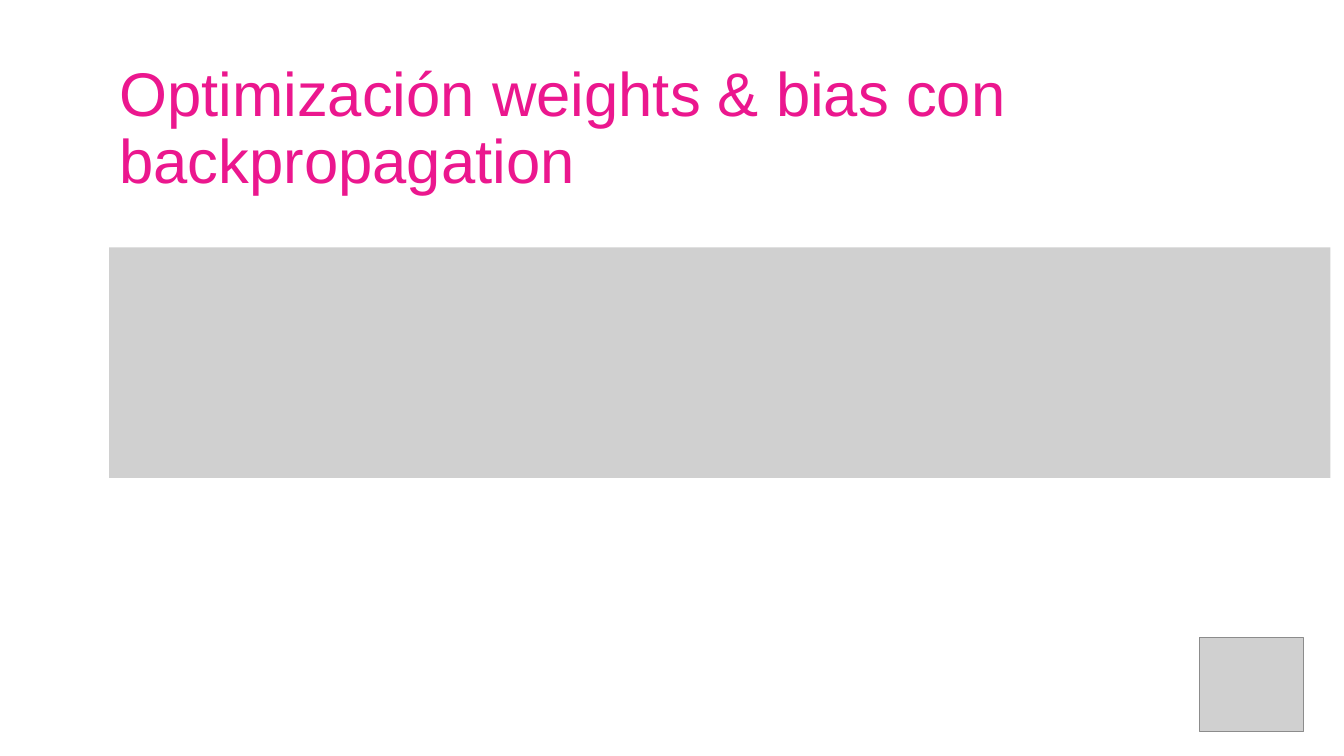
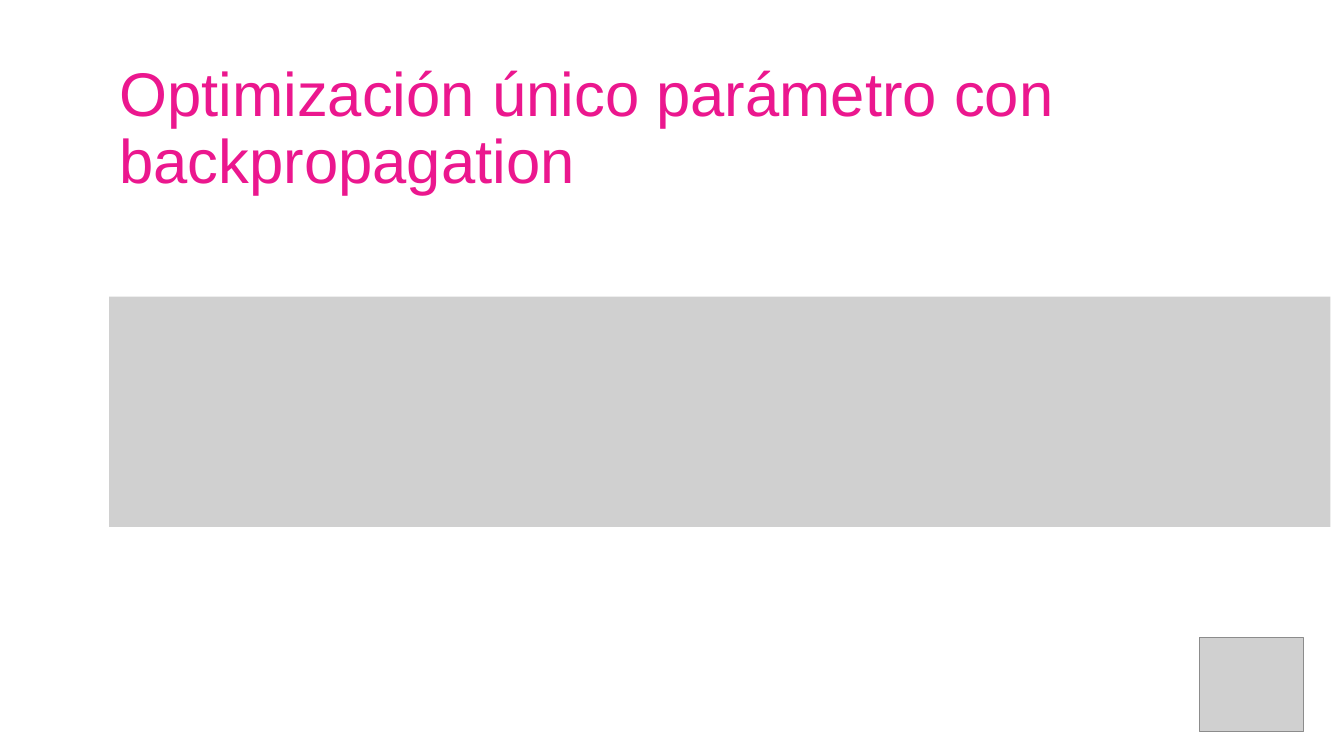
Before and after one commit to AISC-Madrid/workshop-materials, a slide deck: slide 35 of Neural Networks/Slides.pptx (slide 33 before the commit). Drawn at 1344x756 pixels with LibreOffice and Linux fonts; fonts in the diff are those of the drawing; grey boxes stand for pictures. Boxes give left, top, right and bottom in pixels: in the first picture for what was removed or moved away, otherwise in the second. Text is boxed around its words. In the diff, an @@ line names an element or a change of style, - is before the commit and + after.

```diff
--- a/Neural Networks/Slides.pptx
+++ b/Neural Networks/Slides.pptx
@@ text at (119,70,1053,195): text changed @@
-Optimización weights & bias con backpropagation
+Optimización único parámetro con backpropagation
@@ picture: place and size @@
-picture at (109,248,1331,479)
+picture at (109,296,1331,527)
```
Also in this commit, not shown: 61 other slides changed, 6 slides added, 8 slides removed, 1 other file.
